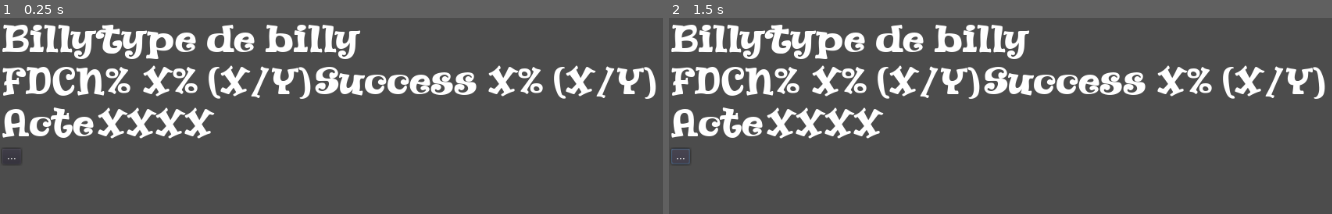
Above: before the commit, frames 1-2 (left to right).
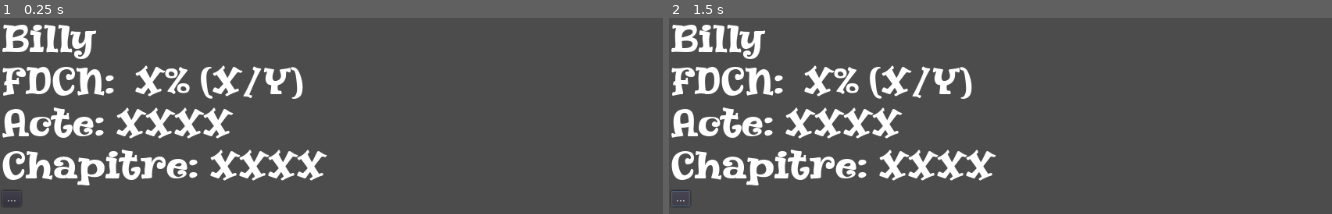
Above: after the commit, the same moments.

Repository: naparuba/fdcn
Game: Godot game, scene res://main.tscn
Two runs of this game, one before a commit and one after it. Both use one fixed random seed, a clock stepped at 60 frames per second and the inputs below.
Inputs:
- Up to frame 1 (0.25 s): no input
- Up to frame 2 (1.5 s): click "..." at 0.5 s; click "..." at 1.25 s

The runs differ from the first frame. In frame 1, 15% of the frame differs, in the area x 0-99%, y 3-94%; in frame 2, 15%, in the area x 0-99%, y 3-96%.
Error before the commit: Invalid get index '1' (on base: 'Nil'). (res://main.gd:141)
Error after the commit: Error calling built-in function 'len': Object can't provide a length. (res://main.gd:144)

Commit message:
Add: update des champs dynamiques

Diff:
--- a/main.gd
+++ b/main.gd
@@ -10,6 +10,7 @@
 var current_lines = []
 
 onready var hbox_next_jumps = $MarginContainer/VBoxContainer/HBoxContainer/Progress
+
 
 onready var Going_to_line = preload('res://going_to_line.tscn')
 
@@ -138,9 +139,26 @@
 		var prev_id = self.session_visited_nodes[len(self.session_visited_nodes) - 2]  # we already stack us
 		_back.text = '<= oups (%s)' % prev_id
 
+	# Update the % completion
+	var fdcn_completion = $MarginContainer/VBoxContainer/HBoxTotalSummary/FDCNCompletion
+	var _nb_all_nodes = len(self.all_nodes)
+	var _nb_visited = len(self.visited_nodes_all_times)
+	var _s = '%.1f %%' % (100 * _nb_visited / float(_nb_all_nodes)) + (' (%d /' % _nb_visited) + (' %d )' % _nb_all_nodes)
+	fdcn_completion.text = _s
+
+	# Now print my current node
 	print('Loaded object:', self.all_nodes['%s' % self.current_node_id])
 	var my_node = self._get_node(self.current_node_id)
 
+	# The act in progress
+	var _acte_label = $MarginContainer/VBoxContainer/HBoxActe/ActeEnCours
+	_acte_label.text = '%s' % my_node['computed']['chapter']
+
+	# The number
+	var _chapitre_label = $MarginContainer/VBoxContainer/HBoxChapitre/ChapitreEnCours
+	_chapitre_label.text = '%s' % my_node['computed']['id']
+
+	# And my sons
 	var sons_ids = my_node['computed']['sons']
 	for son_id in sons_ids:
 		print('My son: %s' % son_id)
--- a/main.tscn
+++ b/main.tscn
@@ -32,6 +32,7 @@
 text = "Billy"
 
 [node name="Type" type="Label" parent="MarginContainer/VBoxContainer/HBoxBilly"]
+visible = false
 margin_left = 124.0
 margin_right = 464.0
 margin_bottom = 50.0
@@ -44,28 +45,30 @@
 margin_bottom = 104.0
 
 [node name="FDCN" type="Label" parent="MarginContainer/VBoxContainer/HBoxTotalSummary"]
-margin_right = 165.0
+margin_right = 155.0
 margin_bottom = 50.0
 custom_fonts/font = ExtResource( 2 )
-text = "FDCN%"
+text = "FDCN: "
 
 [node name="FDCNCompletion" type="Label" parent="MarginContainer/VBoxContainer/HBoxTotalSummary"]
-margin_left = 169.0
-margin_right = 395.0
+margin_left = 159.0
+margin_right = 385.0
 margin_bottom = 50.0
 custom_fonts/font = ExtResource( 2 )
 text = " X% (X/Y)"
 
 [node name="Success" type="Label" parent="MarginContainer/VBoxContainer/HBoxTotalSummary"]
-margin_left = 399.0
-margin_right = 612.0
+visible = false
+margin_left = 389.0
+margin_right = 602.0
 margin_bottom = 50.0
 custom_fonts/font = ExtResource( 2 )
 text = "Success"
 
 [node name="SuccessCompletion" type="Label" parent="MarginContainer/VBoxContainer/HBoxTotalSummary"]
-margin_left = 616.0
-margin_right = 842.0
+visible = false
+margin_left = 389.0
+margin_right = 615.0
 margin_bottom = 50.0
 custom_fonts/font = ExtResource( 2 )
 text = " X% (X/Y)"
@@ -76,22 +79,40 @@
 margin_bottom = 158.0
 
 [node name="Acte" type="Label" parent="MarginContainer/VBoxContainer/HBoxActe"]
-margin_right = 120.0
+margin_right = 144.0
 margin_bottom = 50.0
 custom_fonts/font = ExtResource( 2 )
-text = "Acte"
+text = "Acte: "
 
 [node name="ActeEnCours" type="Label" parent="MarginContainer/VBoxContainer/HBoxActe"]
-margin_left = 124.0
-margin_right = 272.0
+margin_left = 148.0
+margin_right = 296.0
+margin_bottom = 50.0
+custom_fonts/font = ExtResource( 2 )
+text = "XXXX"
+
+[node name="HBoxChapitre" type="HBoxContainer" parent="MarginContainer/VBoxContainer"]
+margin_top = 162.0
+margin_right = 1014.0
+margin_bottom = 212.0
+
+[node name="Chapitre" type="Label" parent="MarginContainer/VBoxContainer/HBoxChapitre"]
+margin_right = 266.0
+margin_bottom = 50.0
+custom_fonts/font = ExtResource( 2 )
+text = "Chapitre: "
+
+[node name="ChapitreEnCours" type="Label" parent="MarginContainer/VBoxContainer/HBoxChapitre"]
+margin_left = 270.0
+margin_right = 418.0
 margin_bottom = 50.0
 custom_fonts/font = ExtResource( 2 )
 text = "XXXX"
 
 [node name="HBoxContainer" type="HBoxContainer" parent="MarginContainer/VBoxContainer"]
-margin_top = 162.0
+margin_top = 216.0
 margin_right = 1014.0
-margin_bottom = 182.0
+margin_bottom = 236.0
 
 [node name="back" type="Button" parent="MarginContainer/VBoxContainer/HBoxContainer"]
 margin_right = 66.0
--- a/project.godot
+++ b/project.godot
@@ -17,7 +17,7 @@
 config/name="fdcn"
 config/description="Application de suivi de progression dans le livre La Forteresse du Chaudron Noir"
 run/main_scene="res://main.tscn"
-config/icon="res://icon.png"
+config/icon="res://images/fdcn_icon.png"
 
 [global]
 
Not shown, changed: export_presets.cfg
Binary file added: images/barbare_icon.png
Binary file added: images/fdcn_icon.png
